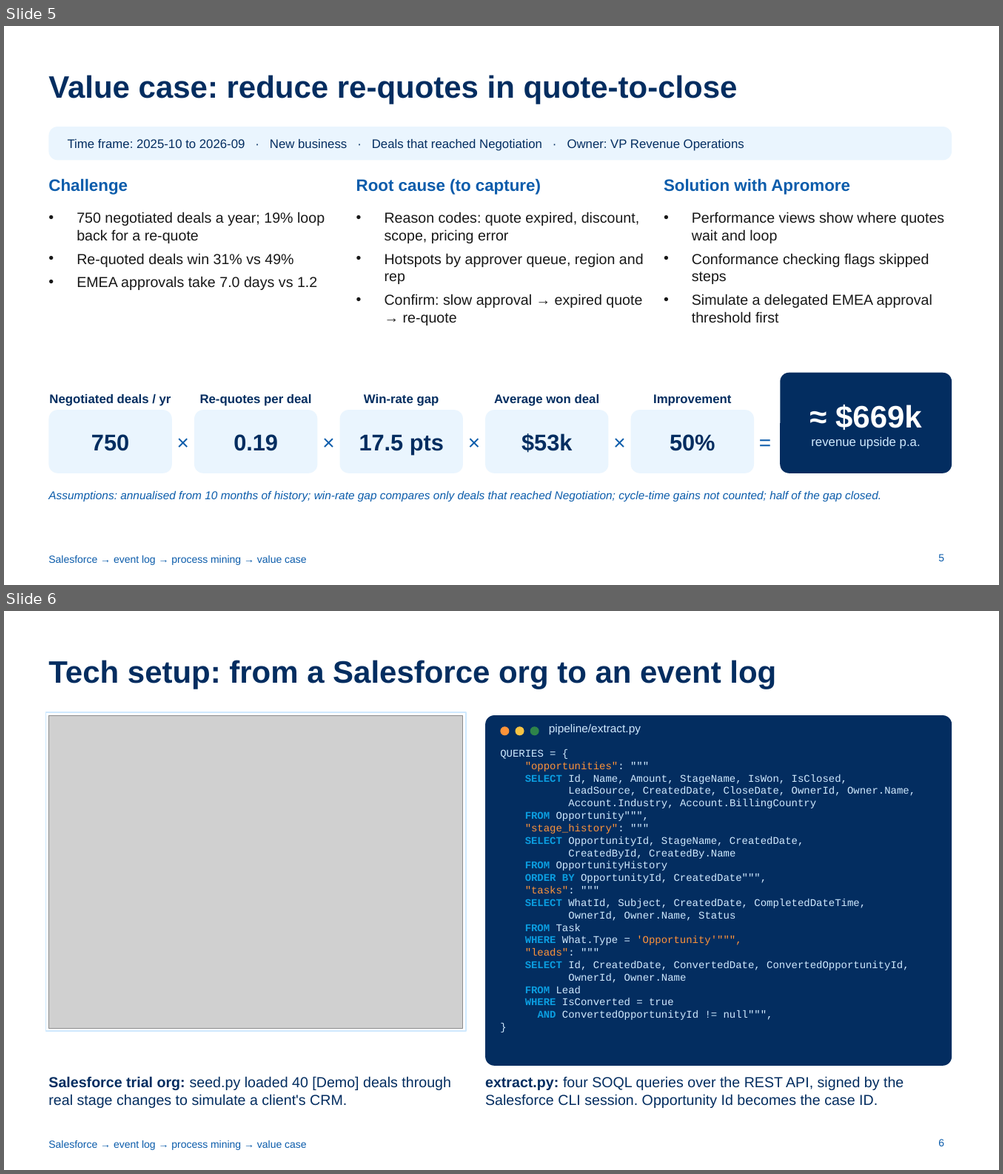
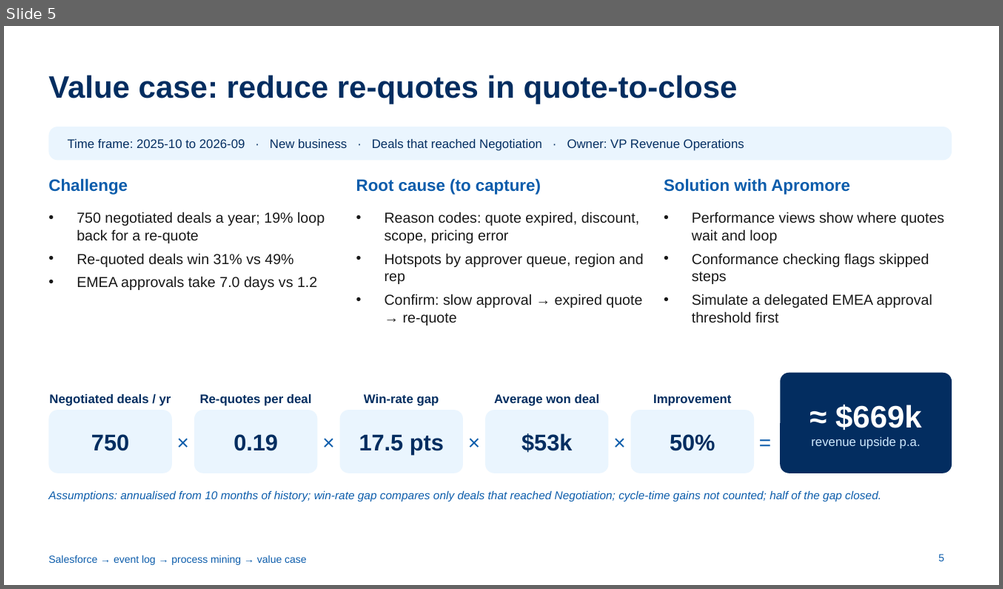
Before and after one commit to ch-lukas/salesforce-process-intelligence, a slide deck: deck/salesforce-process-intelligence.pptx. Shown one above the other, each under a label of ours: slides 5 and 6 before the commit, slide 5 after it. The pictures are 1003x1174 and 1003x589 pixels, drawn with LibreOffice and Linux fonts; fonts in the diff are those of the drawing; grey boxes stand for pictures. Boxes give left, top, right and bottom in pixels: in the first picture for what was removed or moved away, otherwise in the second. Text is boxed around its words. In the diff, an @@ line names an element or a change of style, - is before the commit and + after.

```diff
--- a/deck/salesforce-process-intelligence.pptx
+++ b/deck/salesforce-process-intelligence.pptx
@@ slide 6 removed at [4,611,999,1170], background #FFFFFF; not listed: 1 template element that a slide beside it also shows @@
@@ title removed at [48,660,776,689] @@
-Tech setup: from a Salesforce org to an event log
@@ rectangle removed at [45,712,466,1032] @@
@@ picture removed at [48,715,463,1029] @@
@@ rounded rectangle removed at [485,715,951,1066] @@
@@ ellipse removed at [500,726,509,735] @@
@@ ellipse removed at [515,726,524,735] @@
@@ ellipse removed at [530,726,539,735] @@
@@ text removed at [549,724,640,735] @@
-pipeline/extract.py
@@ text removed at [500,749,915,1020] @@
-QUERIES = {
-"opportunities": """
-SELECT Id, Name, Amount, StageName, IsWon, IsClosed,
-LeadSource, CreatedDate, CloseDate, OwnerId, Owner.Name,
-Account.Industry, Account.BillingCountry
-FROM Opportunity""",
-"stage_history": """
-SELECT OpportunityId, StageName, CreatedDate,
-CreatedById, CreatedBy.Name
-FROM OpportunityHistory
-ORDER BY OpportunityId, CreatedDate""",
-"tasks": """
-SELECT WhatId, Subject, CreatedDate, CompletedDateTime,
-OwnerId, Owner.Name, Status
-FROM Task
-WHERE What.Type = 'Opportunity'""",
-"leads": """
-SELECT Id, CreatedDate, ConvertedDate, ConvertedOpportunityId,
-OwnerId, Owner.Name
-FROM Lead
-WHERE IsConverted = true
-AND ConvertedOpportunityId != null""",
-}
@@ text removed at [48,1076,451,1108] @@
-Salesforce trial org: seed.py loaded 40 [Demo] deals through real stage changes to simulate a client's CRM.
@@ text removed at [485,1076,903,1108] @@
-extract.py: four SOQL queries over the REST API, signed by the Salesforce CLI session. Opportunity Id becomes the case ID.
@@ page number removed at [938,1139,944,1147] @@
-6
```
Also in this commit, not shown: 1 other slide removed, 5 other files.
